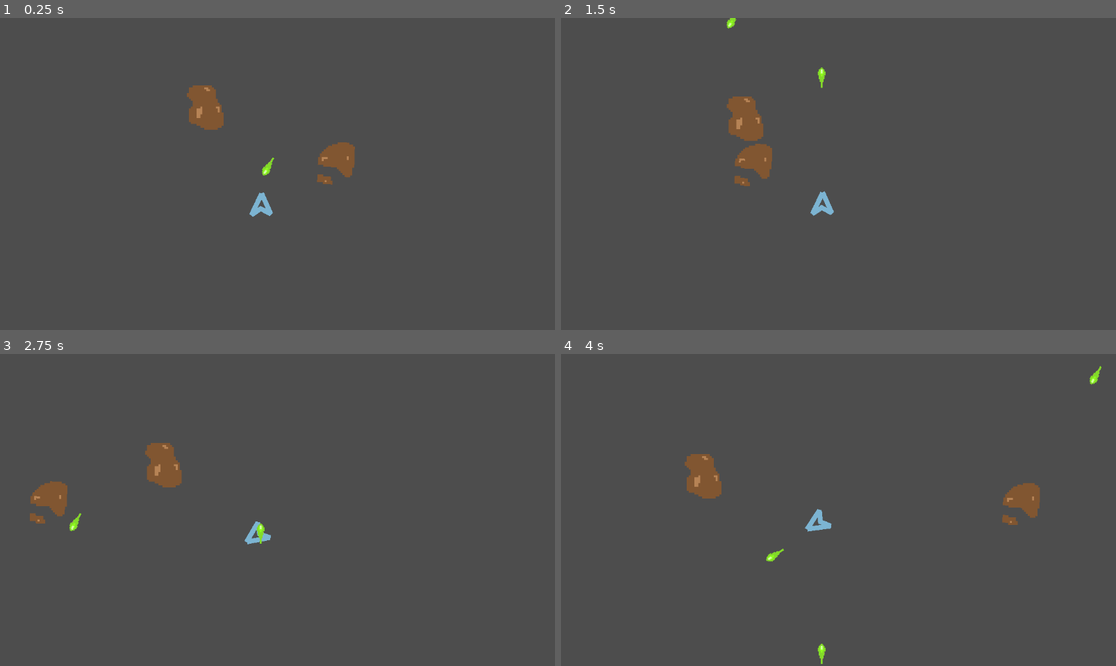
Above: before the commit, frames 1-4 (two rows, left to right).
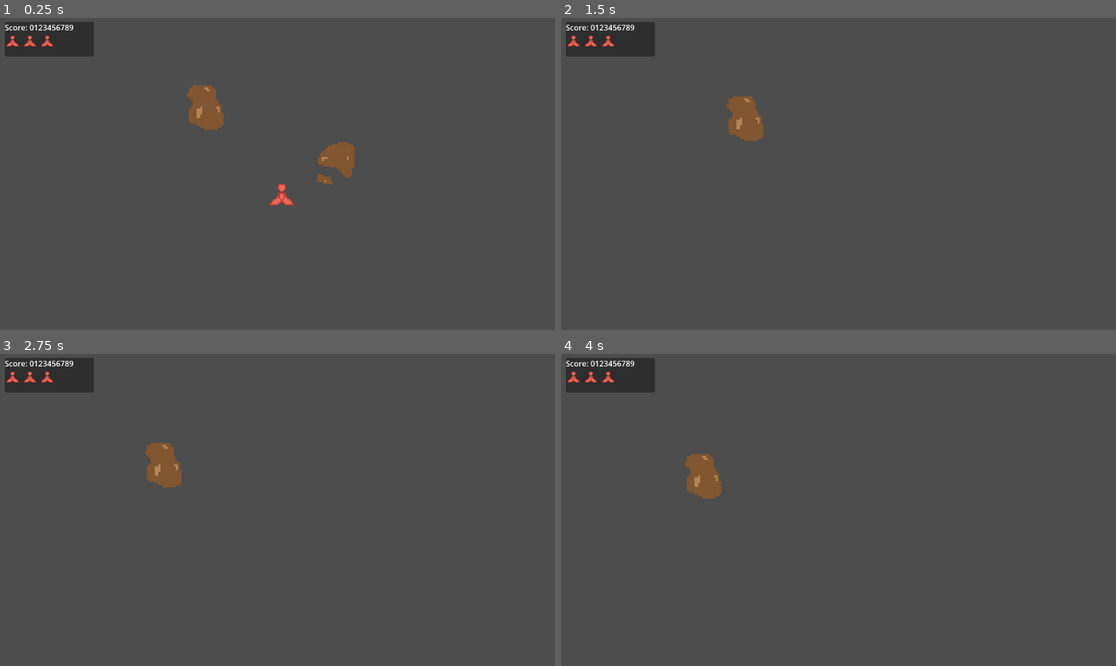
Above: after the commit, the same moments.

Repository: unblinky/space-rocks-plus
Game: Godot game, scene res://Main/Main.tscn
The game is run twice, just before and just after one commit, with the same random seed, the same clock (stepped at 60 frames per second) and the same inputs.
Inputs (mouse positions are in pixels of both pictures, inside the frame that each line leads up to):
- Up to frame 1 (0.25 s): no input
- Up to frame 2 (1.5 s): move the mouse to (960, 158) at 0.52 s; click (960, 158) at 0.6 s; move the mouse to (727, 189) at 1.27 s; right-click (727, 189) at 1.35 s
- Up to frame 3 (2.75 s): move the mouse to (333, 441) at 2.02 s; hold A (turn_ccw) from 2.03 s (still down)
- Up to frame 4 (4 s): move the mouse to (810, 572) at 2.77 s; release A (turn_ccw) at 2.78 s; tap D (turn_cw) at 2.85 s; move the mouse to (1005, 556) at 3.52 s; click (1005, 556) at 3.6 s

The runs differ from the first frame. In frame 1, 2.1% of the frame differs, in the area x 0-54%, y 1-64%; in frame 2, 2.5%; in frame 3, 2.5%; in frame 4, 2.6%, in the area x 0-98%, y 1-100%.

Commit message:
Logic, assets, collisions.

Diff:
--- a/Code/Bullet/Bullet.gd
+++ b/Code/Bullet/Bullet.gd
@@ -1,10 +1,21 @@
 extends ScreenWrapper
 class_name Bullet
 
+@onready var timer: Timer = $Timer
+
 var ship: Ship
-var speed = 320
+var speed = 500
+
+func _ready() -> void:
+	timer.timeout.connect(on_timed_out)
 
 func _process(delta: float) -> void:
 	super._process(delta)
 	var direction = Vector2(sin(rotation), -cos(rotation))
 	position += direction * speed * delta
+
+func destroy():
+	queue_free()
+
+func on_timed_out():
+	queue_free()
--- a/Code/Bullet/Bullet.tscn
+++ b/Code/Bullet/Bullet.tscn
@@ -3,10 +3,18 @@
 [ext_resource type="Script" uid="uid://b3bidixqrwjxb" path="res://Bullet/Bullet.gd" id="1_qratc"]
 [ext_resource type="Texture2D" uid="uid://bvgu5t80vov6k" path="res://Bullet/assets/bullet.png" id="2_v7qj8"]
 
-[node name="Bullet" type="Node2D" unique_id=490998320]
+[sub_resource type="RectangleShape2D" id="RectangleShape2D_v7qj8"]
+size = Vector2(16, 42)
+
+[node name="Bullet" type="Area2D" unique_id=1364330677]
 script = ExtResource("1_qratc")
 
+[node name="CollisionShape2D" type="CollisionShape2D" parent="." unique_id=124642762]
+position = Vector2(0, 2)
+shape = SubResource("RectangleShape2D_v7qj8")
+
 [node name="Polygon2D" type="Polygon2D" parent="." unique_id=1939225971]
+visible = false
 color = Color(0.83472717, 0.23181972, 0.6745137, 1)
 polygon = PackedVector2Array(-0.29057562, 7.963656, -4.4484696, -0.35213232, 0.3455912, -4.5685673, 6.8071146, -0.26088428, 3.4817295, 4.9333453, 1.5420431, 19.287037)
 
@@ -15,3 +23,6 @@
 position = Vector2(0, 9)
 scale = Vector2(2, 2)
 texture = ExtResource("2_v7qj8")
+
+[node name="Timer" type="Timer" parent="." unique_id=1737836001]
+autostart = true
--- a/Code/Main/Main.tscn
+++ b/Code/Main/Main.tscn
@@ -3,7 +3,7 @@
 [ext_resource type="Script" uid="uid://cgke8bpq05cbs" path="res://Main/Main.gd" id="1"]
 [ext_resource type="PackedScene" uid="uid://duiesnqf505sd" path="res://Rock/Rock.tscn" id="2_83ytx"]
 [ext_resource type="PackedScene" uid="uid://dhmmlqnos0d8n" path="res://Ship/Ship.tscn" id="3_amygn"]
-[ext_resource type="PackedScene" uid="uid://db3otv5j2cbxb" path="res://Bullet/Bullet.tscn" id="4_ps1la"]
+[ext_resource type="PackedScene" uid="uid://bpi51limxqldb" path="res://Player/Player.tscn" id="4_ps1la"]
 
 [node name="Main" type="Node" unique_id=989623172]
 script = ExtResource("1")
@@ -18,8 +18,6 @@
 speed = 300.0
 
 [node name="Ship" parent="." unique_id=847243706 instance=ExtResource("3_amygn")]
-position = Vector2(541, 399)
+position = Vector2(585, 373)
 
-[node name="Bullet" parent="." unique_id=490998320 instance=ExtResource("4_ps1la")]
-position = Vector2(596.00006, 241.00003)
-rotation = 3.6651917
+[node name="Player" parent="." unique_id=388721277 instance=ExtResource("4_ps1la")]
--- /dev/null
+++ b/Code/Player/Player.gd
@@ -0,0 +1,11 @@
+extends PanelContainer
+class_name Player
+
+var score: int = 45 # Load Hi Score from save file.
+var lives: int = 3
+
+func update_score(delta_score):
+	pass
+
+func update_lives(delta_lives):
+	pass
--- /dev/null
+++ b/Code/Player/Player.tscn
@@ -0,0 +1,33 @@
+[gd_scene format=3 uid="uid://bpi51limxqldb"]
+
+[ext_resource type="Texture2D" uid="uid://d6pogxob62m3" path="res://Ship/assets/ship.png" id="1_3qydi"]
+[ext_resource type="Script" uid="uid://bx3h3mk5eqpnr" path="res://Player/Player.gd" id="1_q3lat"]
+
+[node name="Player" type="PanelContainer" unique_id=388721277]
+offset_left = 10.0
+offset_top = 8.0
+offset_right = 195.0
+offset_bottom = 80.0
+script = ExtResource("1_q3lat")
+
+[node name="VBox" type="VBoxContainer" parent="." unique_id=2062923651]
+layout_mode = 2
+
+[node name="ScoreUI" type="Label" parent="VBox" unique_id=478006217]
+layout_mode = 2
+text = "Score: 0123456789"
+
+[node name="LivesUI" type="HBoxContainer" parent="VBox" unique_id=1062200276]
+layout_mode = 2
+
+[node name="Life" type="TextureRect" parent="VBox/LivesUI" unique_id=1547424024]
+layout_mode = 2
+texture = ExtResource("1_3qydi")
+
+[node name="Life2" type="TextureRect" parent="VBox/LivesUI" unique_id=2086440467]
+layout_mode = 2
+texture = ExtResource("1_3qydi")
+
+[node name="Life3" type="TextureRect" parent="VBox/LivesUI" unique_id=1517813042]
+layout_mode = 2
+texture = ExtResource("1_3qydi")
--- a/Code/Rock/Rock.gd
+++ b/Code/Rock/Rock.gd
@@ -8,6 +8,9 @@
 @export var speed: float = 150
 
 func _ready() -> void:
+	# Hookup the collision signals.
+	area_entered.connect(on_area_entered)
+
 	velocity = Vector2(randf_range(-speed, speed), randf_range(-speed, speed))
 	# HACK: Not dynamic.
 	sprites.frame = randi_range(0, 3)
@@ -15,3 +18,20 @@
 func _process(delta: float) -> void:
 	super._process(delta)
 	position += velocity * delta
+
+func split():
+	# TODO: Split rocks into to 2 smaller rocks.
+	pass
+
+func destroy():
+	queue_free()
+
+func on_area_entered(other_area: Area2D):
+	print(other_area)
+	if other_area is Bullet:
+		other_area.destroy()
+		destroy()
+
+	if other_area is Ship:
+		other_area.destroy()
+		destroy()
--- a/Code/Rock/Rock.tscn
+++ b/Code/Rock/Rock.tscn
@@ -4,6 +4,9 @@
 [ext_resource type="Texture2D" uid="uid://qi4krif46tus" path="res://Rock/assets/rock_a.png" id="2_751ln"]
 [ext_resource type="Texture2D" uid="uid://dlj2el268n4rh" path="res://Rock/assets/rock_b.png" id="3_c4a8t"]
 [ext_resource type="Texture2D" uid="uid://dhvyy56v216bg" path="res://Rock/assets/rock_c.png" id="4_ru0k0"]
+
+[sub_resource type="CircleShape2D" id="CircleShape2D_751ln"]
+radius = 53.600372
 
 [sub_resource type="SpriteFrames" id="SpriteFrames_m1swu"]
 animations = [{
@@ -22,8 +25,11 @@
 "speed": 5.0
 }]
 
-[node name="Rock" type="Node2D" unique_id=205476171]
+[node name="Rock" type="Area2D" unique_id=856984719]
 script = ExtResource("1_wuppp")
+
+[node name="CollisionShape2D" type="CollisionShape2D" parent="." unique_id=1158945913]
+shape = SubResource("CircleShape2D_751ln")
 
 [node name="Polygon2D" type="Polygon2D" parent="." unique_id=1785594501]
 visible = false
@@ -35,4 +41,3 @@
 scale = Vector2(4, 4)
 sprite_frames = SubResource("SpriteFrames_m1swu")
 frame = 2
-frame_progress = 0.66074896
--- a/Code/ScreenWrapper/ScreenWrapper.gd
+++ b/Code/ScreenWrapper/ScreenWrapper.gd
@@ -1,4 +1,4 @@
-extends Node2D
+extends Area2D
 class_name ScreenWrapper
 
 func _process(_delta: float) -> void:
--- a/Code/Ship/Ship.gd
+++ b/Code/Ship/Ship.gd
@@ -12,7 +12,7 @@
 	flame.hide()
 
 func _process(delta: float) -> void:
-	super._process(delta)
+	super._process(delta) # Need to ScreenWrap?
 
 	if Input.is_action_pressed("turn_ccw"):
 		rotation_degrees -= turn_speed * delta
@@ -37,3 +37,6 @@
 		print("fire")
 
 	position += velocity * delta
+
+func destroy():
+	queue_free()
--- a/Code/Ship/Ship.tscn
+++ b/Code/Ship/Ship.tscn
@@ -1,14 +1,36 @@
 [gd_scene format=3 uid="uid://dhmmlqnos0d8n"]
 
 [ext_resource type="Script" uid="uid://buj7ayutme6mf" path="res://Ship/Ship.gd" id="1_11244"]
+[ext_resource type="Texture2D" uid="uid://d6pogxob62m3" path="res://Ship/assets/ship.png" id="2_2s2wp"]
 
-[node name="Ship" type="Node2D" unique_id=847243706]
+[sub_resource type="RectangleShape2D" id="RectangleShape2D_2s2wp"]
+size = Vector2(50, 9)
+
+[sub_resource type="RectangleShape2D" id="RectangleShape2D_5p3wb"]
+size = Vector2(14, 37.5)
+
+[node name="Ship" type="Area2D" unique_id=1794747543]
 script = ExtResource("1_11244")
 
+[node name="WingsBox" type="CollisionShape2D" parent="." unique_id=476080105]
+position = Vector2(0, 10.5)
+shape = SubResource("RectangleShape2D_2s2wp")
+
+[node name="HullBox" type="CollisionShape2D" parent="." unique_id=620712405]
+position = Vector2(1, -8.75)
+shape = SubResource("RectangleShape2D_5p3wb")
+
 [node name="Hull" type="Line2D" parent="." unique_id=769128378]
+visible = false
 points = PackedVector2Array(2, -34, -19, 10, 0, -3, 21, 8, 2, -35)
 default_color = Color(0.4853003, 0.70452154, 0.82498246, 1)
 
 [node name="Flame" type="Polygon2D" parent="." unique_id=1280344611]
+visible = false
 color = Color(0.90183246, 0.74719435, 0.29116035, 1)
 polygon = PackedVector2Array(0, 12, -10, 20, 0, 38, 13, 21)
+
+[node name="Sprite2D" type="Sprite2D" parent="." unique_id=1790826746]
+texture_filter = 1
+scale = Vector2(2, 2)
+texture = ExtResource("2_2s2wp")
--- a/Code/project.godot
+++ b/Code/project.godot
@@ -18,6 +18,10 @@
 run/main_scene="res://Main/Main.tscn"
 config/features=PackedStringArray("4.6")
 config/icon="res://Main/icon.png"
+
+[editor_plugins]
+
+enabled=PackedStringArray("res://addons/Todo_Manager/plugin.cfg")
 
 [input]
 
Not shown, added: Code/Player/Player.gd.uid
